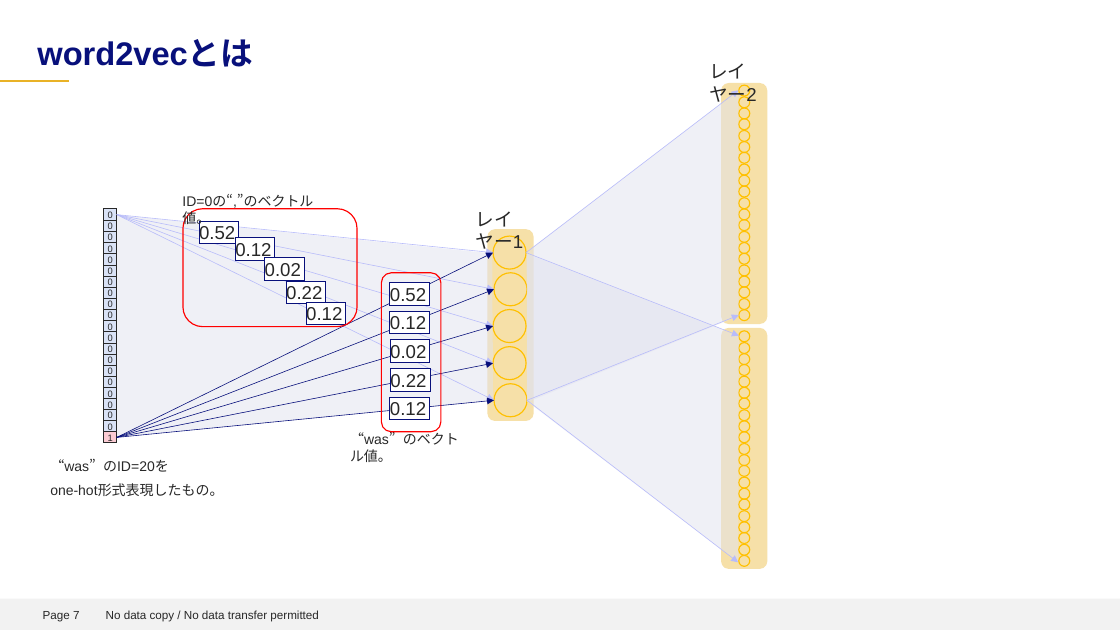
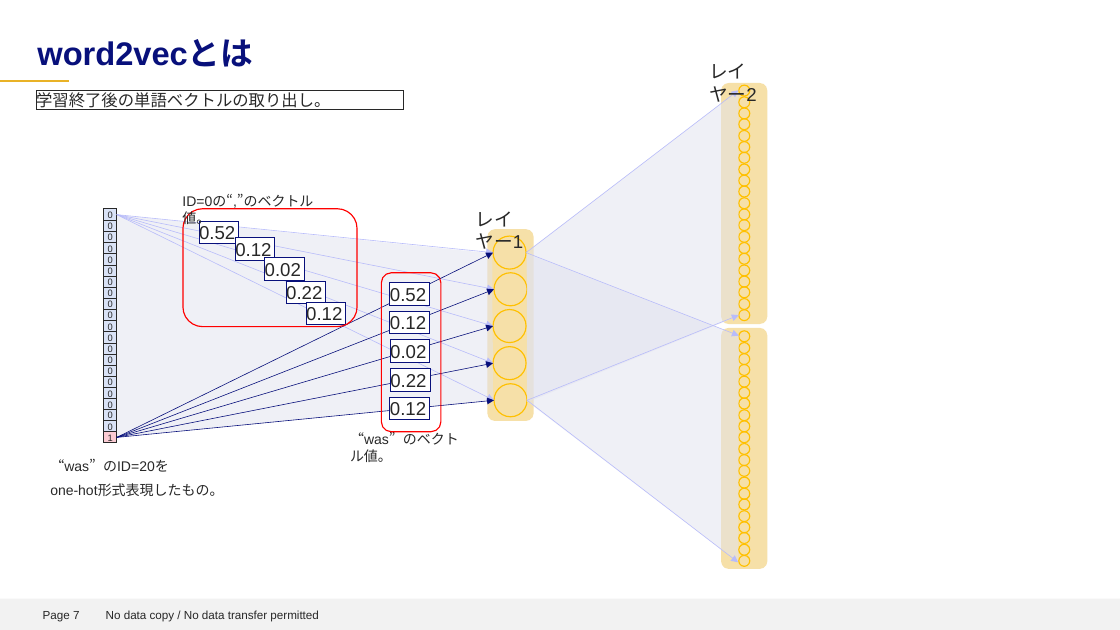
Before and after one commit to sunday-robot/DeepLerningKot, a slide deck: slide 7 of word2vecの紹介2.pptx. Drawn at 1120x630 pixels with LibreOffice and Linux fonts; fonts in the diff are those of the drawing; background and template pictures are left out. Boxes give left, top, right and bottom in pixels: in the first picture for what was removed or moved away, otherwise in the second. Text is boxed around its words. In the diff, an @@ line names an element or a change of style, - is before the commit and + after.

```diff
--- a/word2vecの紹介2.pptx
+++ b/word2vecの紹介2.pptx
@@ rectangle added at (36, 90, 404, 110), outline #282828 0.75 pt, 14 pt, text #282828 @@
+学習終了後の単語ベクトルの取り出し。
```
Also in this commit, not shown: 5 other slides changed.
